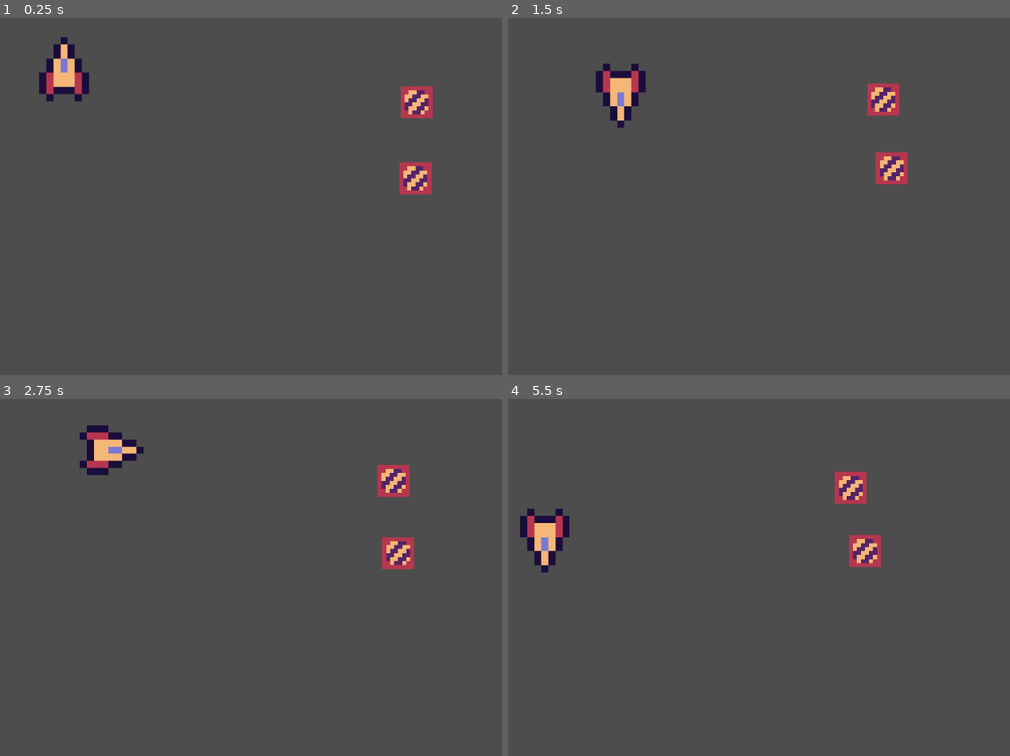
Above: before the commit, frames 1-4 (two rows, left to right).
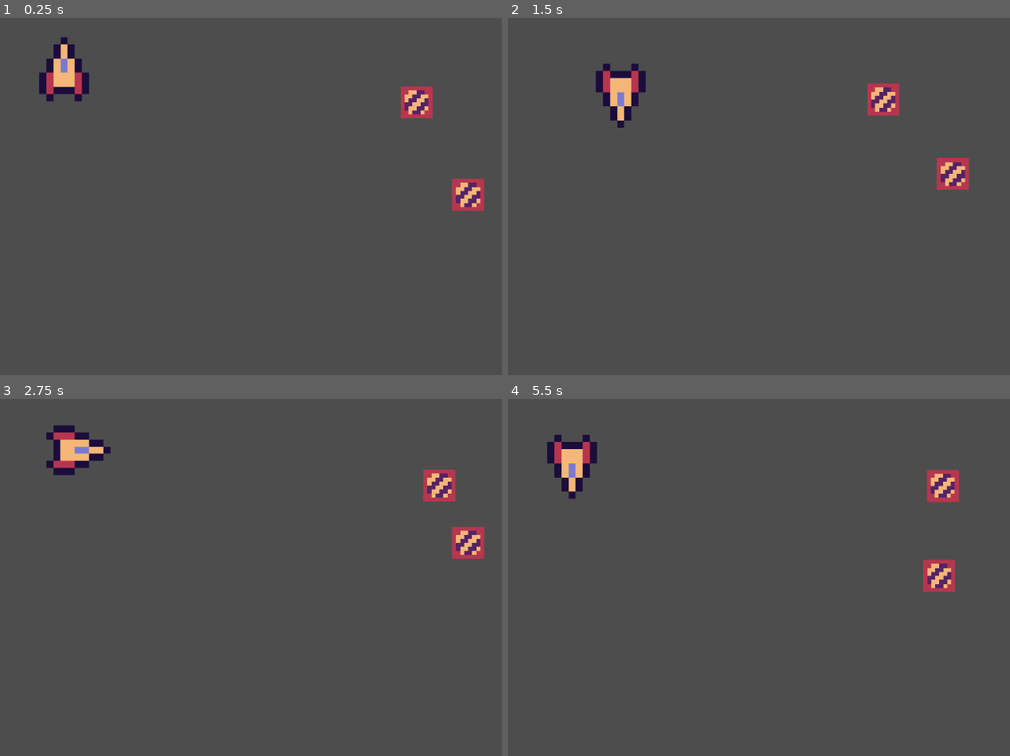
Above: after the commit, the same moments.

Repository: CHIMINIIO/trustme
Game: Godot game, scene res://Scenes/game.tscn
Two runs of this game, one before a commit and one after it. Both use one fixed random seed, a clock stepped at 60 frames per second and the inputs below.
Inputs:
- Up to frame 1 (0.25 s): no input
- Up to frame 2 (1.5 s): hold Right (ui_right) 0.53-1.28 s; hold Down (ui_down) from 1.28 s (still down)
- Up to frame 3 (2.75 s): release Down (ui_down) at 2.03 s; hold Right (ui_right) from 2.03 s (still down)
- Up to frame 4 (5.5 s): release Right (ui_right) at 2.78 s; hold Up (ui_up) 2.78-3.53 s; hold Left (ui_left) 3.53-5.03 s; hold Down (ui_down) from 5.03 s (still down)

The runs differ from the first frame. In frame 1, 1.2% of the frame differs, in the area x 79-97%, y 40-55%; in frame 2, 1.2%; in frame 3, 4.2%; in frame 4, 4.6%, in the area x 2-90%, y 10-55%.

Commit message:
changed flank ai

Diff:
--- a/Scenes/active.tscn
+++ b/Scenes/active.tscn
@@ -25,7 +25,7 @@
 
 [node name="Node2D3" parent="." instance=ExtResource("3_pk6jc")]
 position = Vector2(851, 322)
-is_flank = true
+flanky = 1.0
 speed = 400
 
 [connection signal="hit" from="Node2D2" to="." method="_on_restart"]
